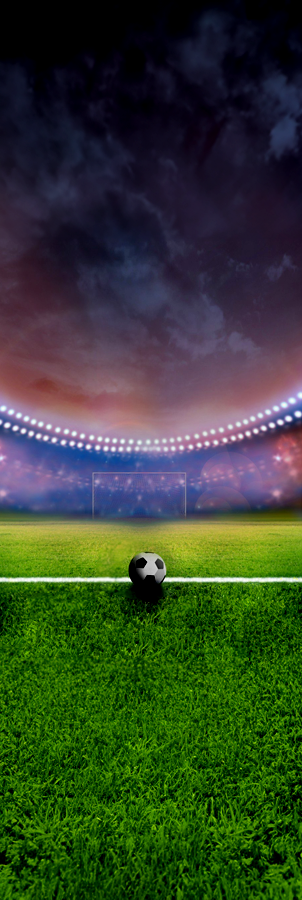
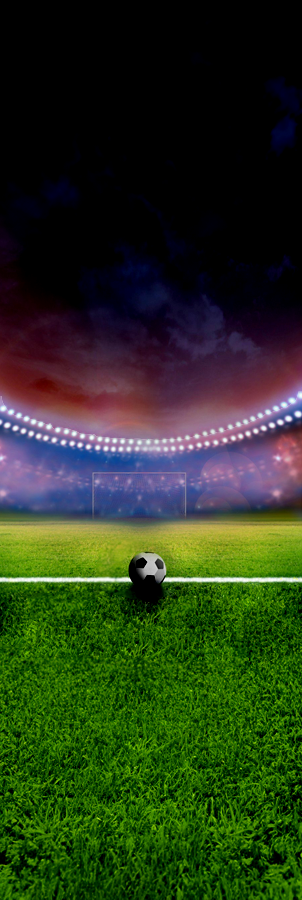
Layer changes from the first 302x900 image to the second:
added layer "Curves 2" above "Curves 1" over [0, 0, 302, 440]
painted on "Generative Layer 4" over [0, 0, 302, 440]
